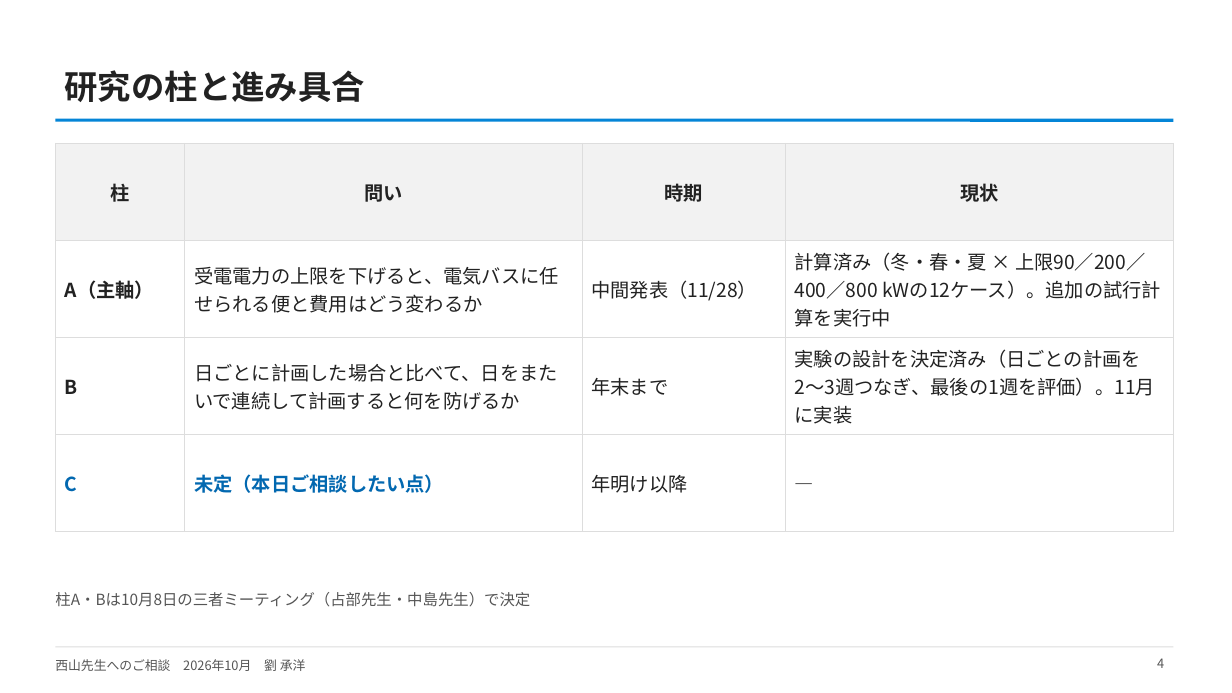
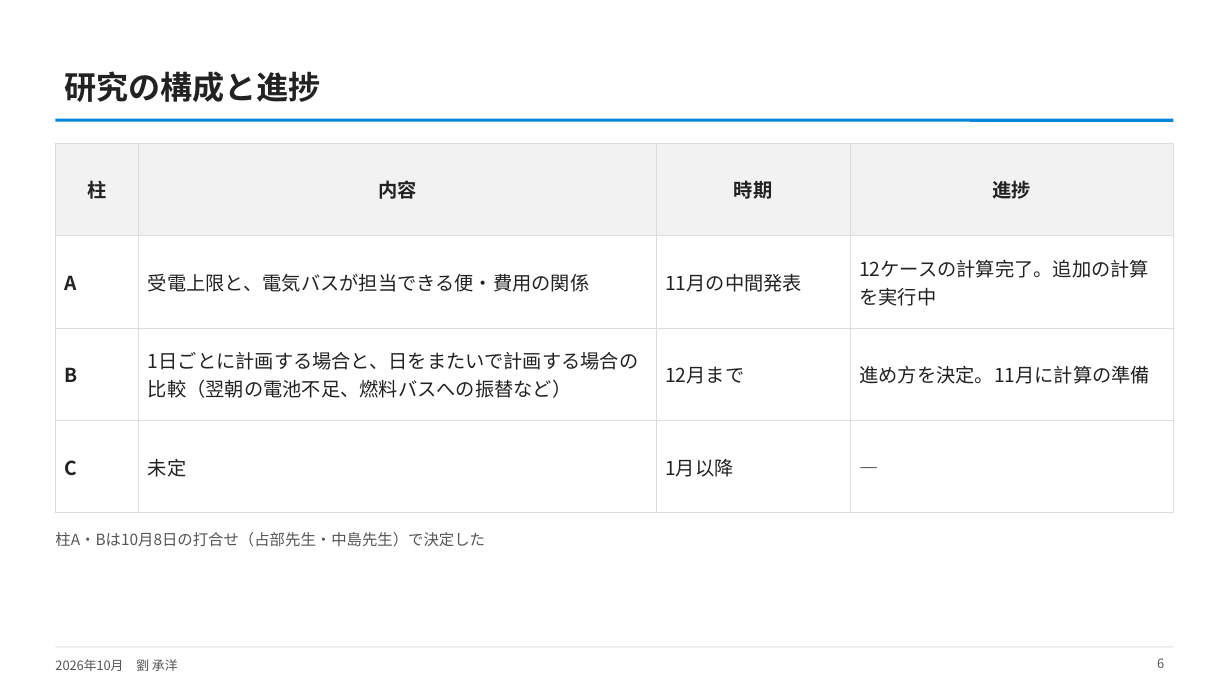
Before and after one commit to CYLIU2003/master-course, a slide deck: slide 6 of outcome/2026-10-21_nishiyama_consult/西山先生へのご相談_研究の現状と軸C.pptx (slide 4 before the commit). Drawn at 1232x693 pixels with LibreOffice and Linux fonts; fonts in the diff are those of the drawing. Boxes give left, top, right and bottom in pixels: in the first picture for what was removed or moved away, otherwise in the second. Text is boxed around its words. In the diff, an @@ line names an element or a change of style, - is before the commit and + after.

```diff
--- a/outcome/2026-10-21_nishiyama_consult/西山先生へのご相談_研究の現状と軸C.pptx
+++ b/outcome/2026-10-21_nishiyama_consult/西山先生へのご相談_研究の現状と軸C.pptx
@@ title at (65,71,321,102): text changed; size 26 to 25 pt @@
-研究の柱と進み具合
+研究の構成と進捗
@@ table at (55,143,1174,481) @@
-row 1, column 2: 問い
+row 1, column 2: 内容
-row 1, column 4: 現状
+row 1, column 4: 進捗
-row 2: A（主軸） | 受電電力の上限を下げると、電気バスに任せられる便と費用はどう変わるか | 中間発表（11/28） | 計算済み（冬・春・夏 × 上限90／200／400／800 kWの12ケース）。追加の試行計算を実行中
+row 2: A | 受電上限と、電気バスが担当できる便・費用の関係 | 11月の中間発表 | 12ケースの計算完了。追加の計算を実行中
-row 3: B | 日ごとに計画した場合と比べて、日をまたいで連続して計画すると何を防げるか | 年末まで | 実験の設計を決定済み（日ごとの計画を2〜3週つなぎ、最後の1週を評価）。11月に実装
+row 3: B | 1日ごとに計画する場合と、日をまたいで計画する場合の比較（翌朝の電池不足、燃料バスへの振替など） | 12月まで | 進め方を決定。11月に計算の準備
-row 4, column 2: 未定（本日ご相談したい点）
+row 4, column 2: 未定
-row 4, column 3: 年明け以降
+row 4, column 3: 1月以降
@@ text colour #0268B0 to #222222 in "C" @@
@@ text at (55,532,485,547): text changed @@
-柱A・Bは10月8日の三者ミーティング（占部先生・中島先生）で決定
+柱A・Bは10月8日の打合せ（占部先生・中島先生）で決定した
@@ text at (55,659,178,671): text changed @@
-西山先生へのご相談 2026年10月 劉 承洋
+2026年10月 劉 承洋
@@ page number at (1157,658,1164,668): text changed @@
-4
+6
```
Also in this commit, not shown: 5 other slides changed, 5 slides added, 4 slides removed, 2 other files.
